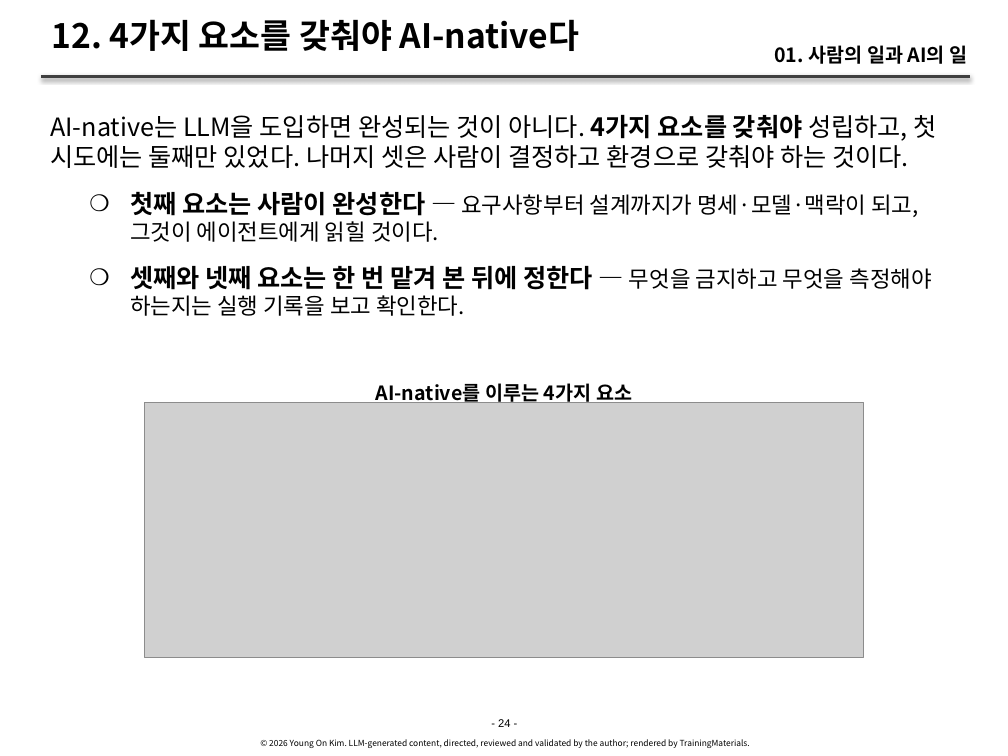
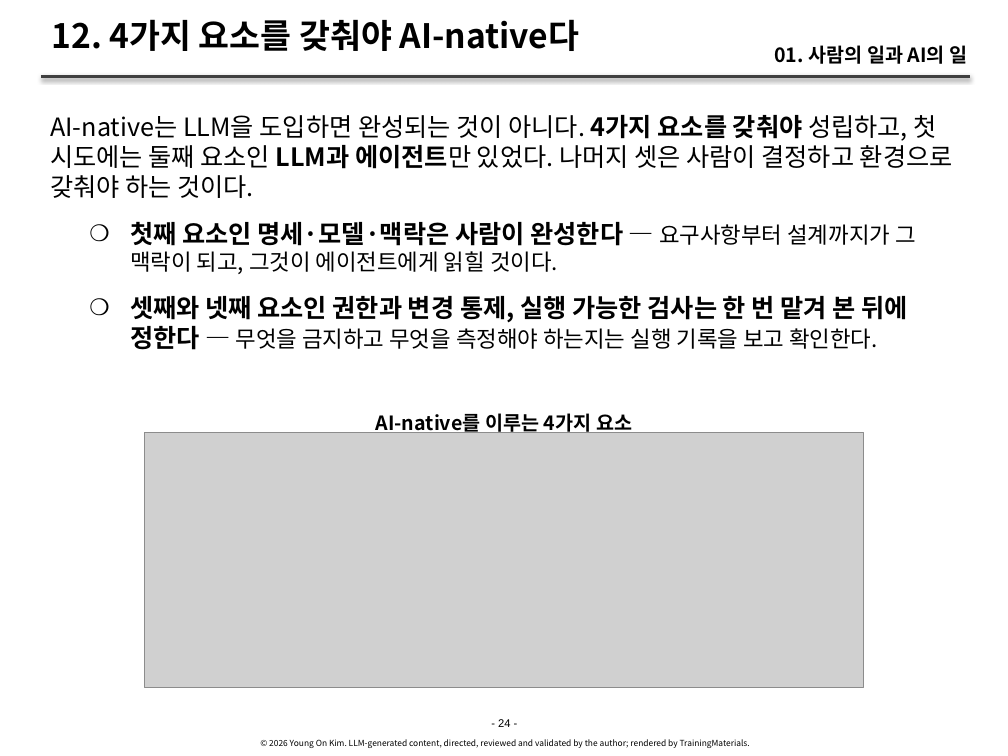
Before and after one commit to YoungSan77/TrainingMaterials, a slide deck: slide 24 of courses/ai-native/sessions/s01.pptx. Drawn at 1008x756 pixels with LibreOffice and Linux fonts; fonts in the diff are those of the drawing; grey boxes stand for pictures. Boxes give left, top, right and bottom in pixels: in the first picture for what was removed or moved away, otherwise in the second. Text is boxed around its words. In the diff, an @@ line names an element or a change of style, - is before the commit and + after.

```diff
--- a/courses/ai-native/sessions/s01.pptx
+++ b/courses/ai-native/sessions/s01.pptx
@@ text at [50, 115, 953, 350]: text changed @@
-AI-native는 LLM을 도입하면 완성되는 것이 아니다. 4가지 요소를 갖춰야 성립하고, 첫 시도에는 둘째만 있었다. 나머지 셋은 사람이 결정하고 환경으로 갖춰야 하는 것이다.
-    ❍ 첫째 요소는 사람이 완성한다 — 요구사항부터 설계까지가 명세·모델·맥락이 되고, 그것이 에이전트에게 읽힐 것이다.
-    ❍ 셋째와 넷째 요소는 한 번 맡겨 본 뒤에 정한다 — 무엇을 금지하고 무엇을 측정해야 하는지는 실행 기록을 보고 확인한다.
+AI-native는 LLM을 도입하면 완성되는 것이 아니다. 4가지 요소를 갖춰야 성립하고, 첫 시도에는 둘째 요소인 LLM과 에이전트만 있었다. 나머지 셋은 사람이 결정하고 환경으로 갖춰야 하는 것이다.
+    ❍ 첫째 요소인 명세·모델·맥락은 사람이 완성한다 — 요구사항부터 설계까지가 그 맥락이 되고, 그것이 에이전트에게 읽힐 것이다.
+    ❍ 셋째와 넷째 요소인 권한과 변경 통제, 실행 가능한 검사는 한 번 맡겨 본 뒤에 정한다 — 무엇을 금지하고 무엇을 측정해야 하는지는 실행 기록을 보고 확인한다.
@@ text "AI-native를 이루는 4가지 요소": place and size @@
-text "AI-native를 이루는 4가지 요소" at [376, 383, 632, 406]
+text "AI-native를 이루는 4가지 요소" at [376, 413, 632, 436]
@@ picture: place and size @@
-picture at [144, 402, 864, 657]
+picture at [144, 432, 864, 687]
```
Also in this commit, not shown: 7 other slides changed, 4 other files.
